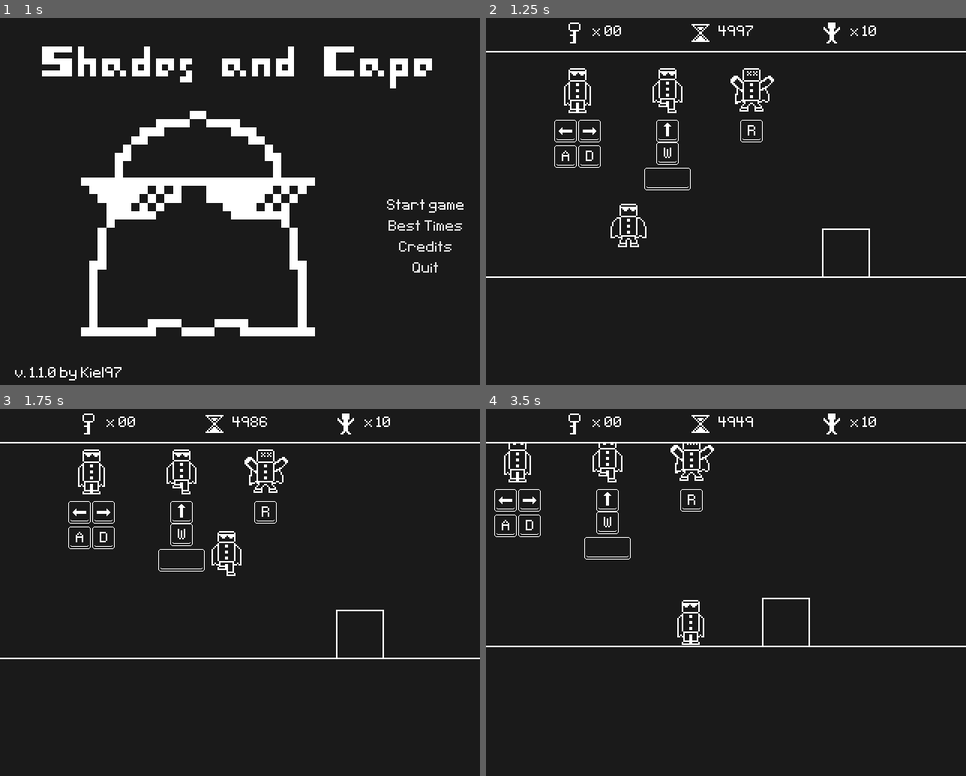
Above: before the commit, frames 1-4 (two rows, left to right).
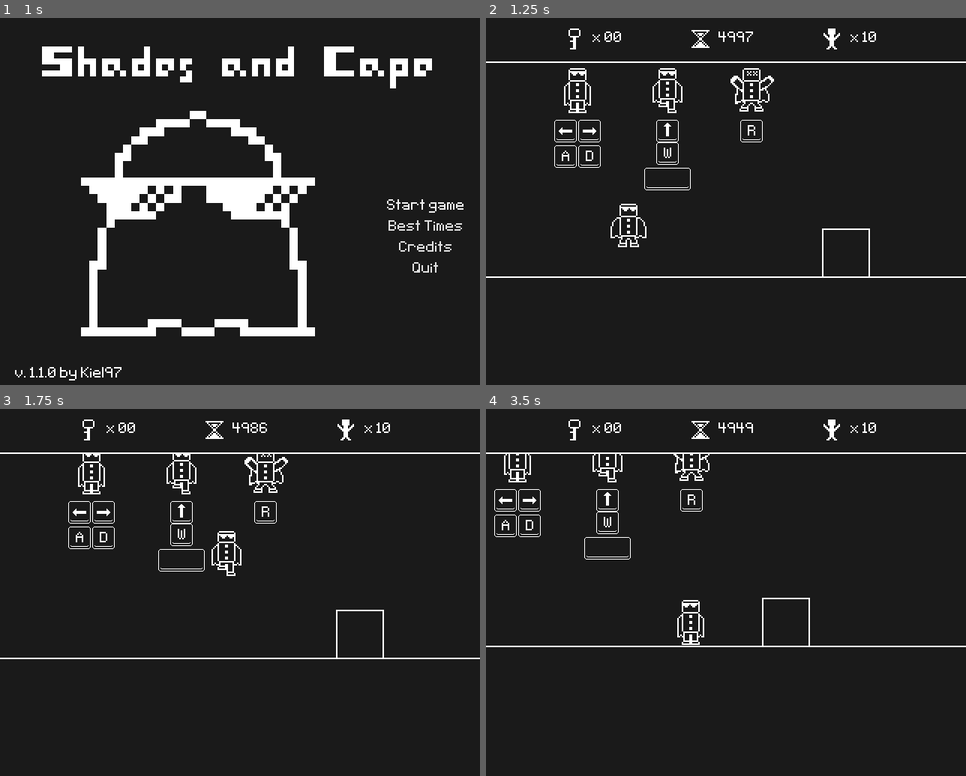
Above: after the commit, the same moments.

Repository: Kiel97/bialjam2019
Game: Godot game, scene res://Menu/MainMenu.tscn
Same seed, same stepped clock (60 frames per second), same inputs: the game is played once before the commit and once after it. Sound files missing from this copy of the repository are replaced by a short silence.
Inputs:
- Up to frame 1 (1 s): click "Start game" at 0.5 s
- Up to frame 2 (1.25 s): no input
- Up to frame 3 (1.75 s): tap Enter (enter) at 1.25 s; hold Right (move_right) from 1.28 s (still down); hold Enter (enter) from 1.28 s (still down); tap Up (jump) at 1.52 s
- Up to frame 4 (3.5 s): release Enter (enter) at 2.03 s; tap Enter (enter) at 2.1 s; tap Up (jump) at 2.27 s; release Right (move_right) at 2.78 s; hold Left (move_left) from 2.78 s (still down); hold Enter (enter) from 2.78 s (still down)

Frame 1 is identical in both runs. In frame 2, 1.4% of the frame differs, in the area x 0-100%, y 1-13%; in frame 3, 1.4%; in frame 4, 1.5%.

Commit message:
Adjusted Player HUD in order to fit Reply and Back buttons on top of scr

Diff:
--- a/Bialjam2019/HUD/HUD.tscn
+++ b/Bialjam2019/HUD/HUD.tscn
@@ -17,17 +17,19 @@
 
 [node name="VBoxContainer" type="VBoxContainer" parent="PanelContainer"]
 margin_right = 320.0
-margin_bottom = 26.0
+margin_bottom = 35.0
+custom_constants/separation = 7
 
 [node name="ExtraSpace" type="Control" parent="PanelContainer/VBoxContainer"]
 margin_right = 320.0
-margin_bottom = 1.0
-rect_min_size = Vector2( 0, 1 )
+margin_bottom = 2.0
+rect_min_size = Vector2( 0, 2 )
 
 [node name="CenterContainer" type="CenterContainer" parent="PanelContainer/VBoxContainer"]
-margin_top = 5.0
+editor/display_folded = true
+margin_top = 9.0
 margin_right = 320.0
-margin_bottom = 21.0
+margin_bottom = 25.0
 
 [node name="HBoxContainer" type="HBoxContainer" parent="PanelContainer/VBoxContainer/CenterContainer"]
 margin_left = 51.0
@@ -92,7 +94,7 @@
 text = " x 00"
 
 [node name="ColorRect" type="ColorRect" parent="PanelContainer/VBoxContainer"]
-margin_top = 25.0
+margin_top = 32.0
 margin_right = 320.0
-margin_bottom = 26.0
+margin_bottom = 33.0
 rect_min_size = Vector2( 0, 1 )
